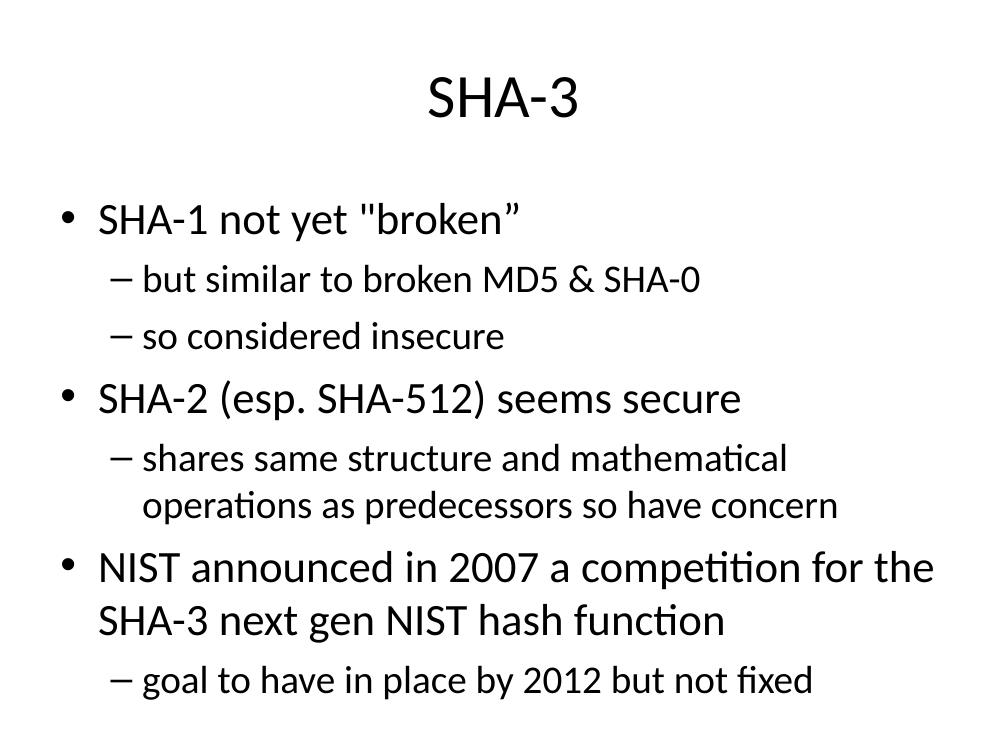
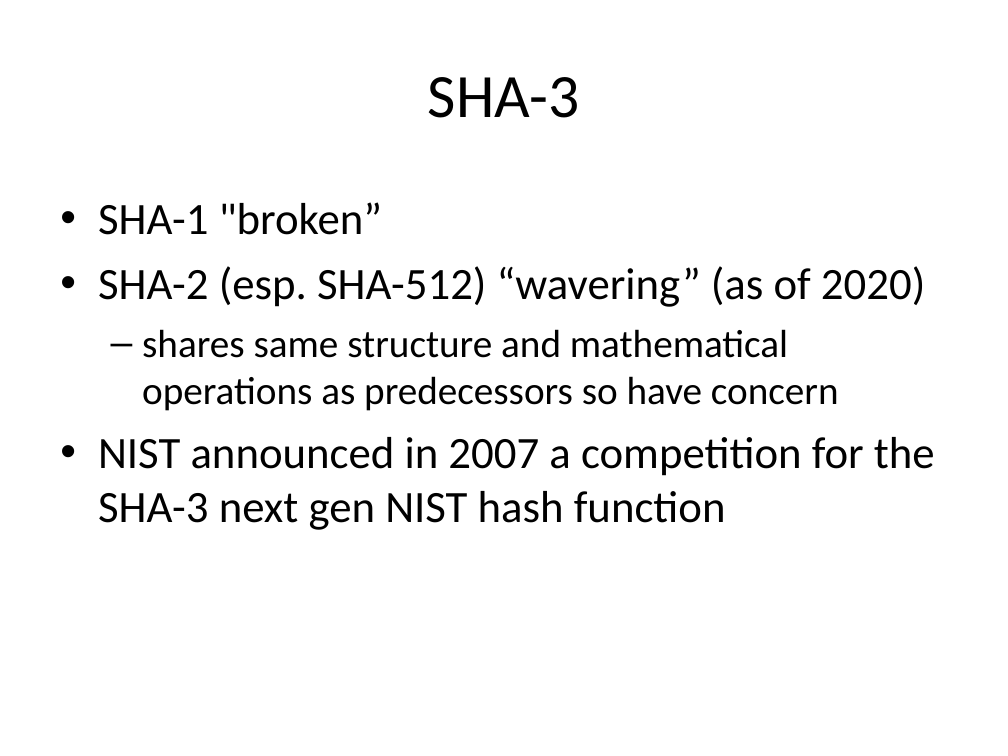
Before and after one commit to DeMaCS-UNICAL/NetworkSecurity, a slide deck: slide 27 of slides/ch11-Hash.Functions.ppt (slide 23 before the commit). Drawn at 1008x756 pixels with LibreOffice and Linux fonts; fonts in the diff are those of the drawing. Boxes give left, top, right and bottom in pixels: in the first picture for what was removed or moved away, otherwise in the second. Text is boxed around its words. In the diff, an @@ line names an element or a change of style, - is before the commit and + after.

```diff
--- a/slides/ch11-Hash.Functions.ppt
+++ b/slides/ch11-Hash.Functions.ppt
@@ text at bbox=[98, 202, 925, 307]: text changed @@
-• SHA-1 not yet "broken”
-  – but similar to broken MD5 & SHA-0
-  – so considered insecure
-• SHA-2 (esp. SHA-512) seems secure
+• SHA-1 "broken”
+• SHA-2 (esp. SHA-512) “wavering” (as of 2020)
@@ text at bbox=[142, 665, 814, 700]: paragraph removed @@
-  – goal to have in place by 2012 but not fixed
```
Also in this commit, not shown: 13 other slides changed, 6 slides added, 1 other file.
